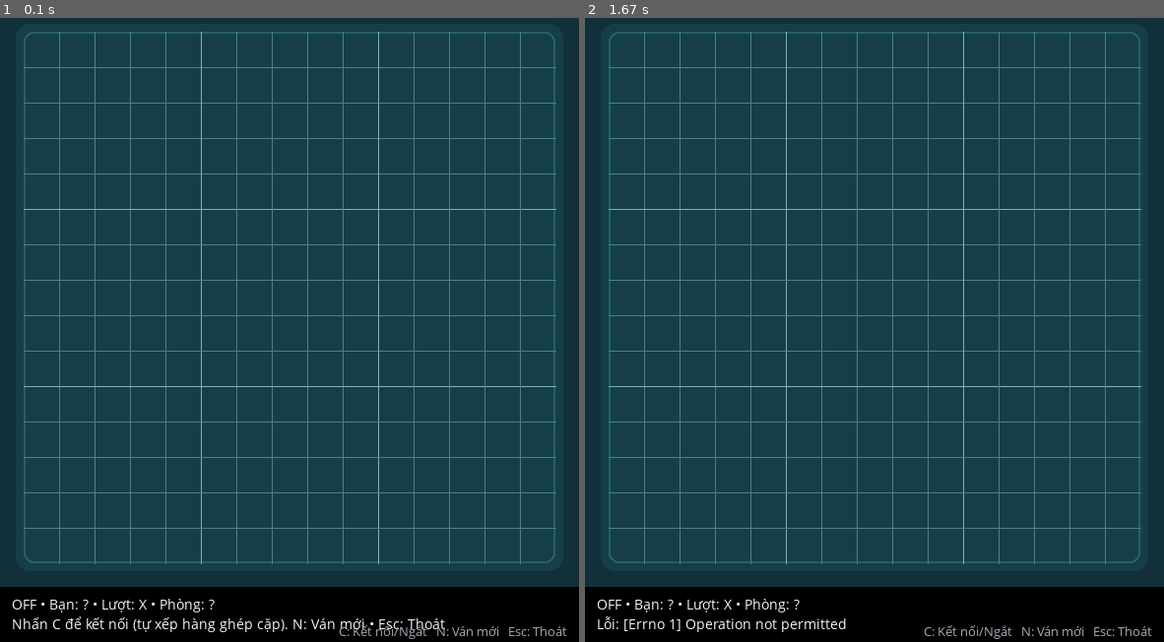
Above: before the commit, frames 1-2 (left to right).
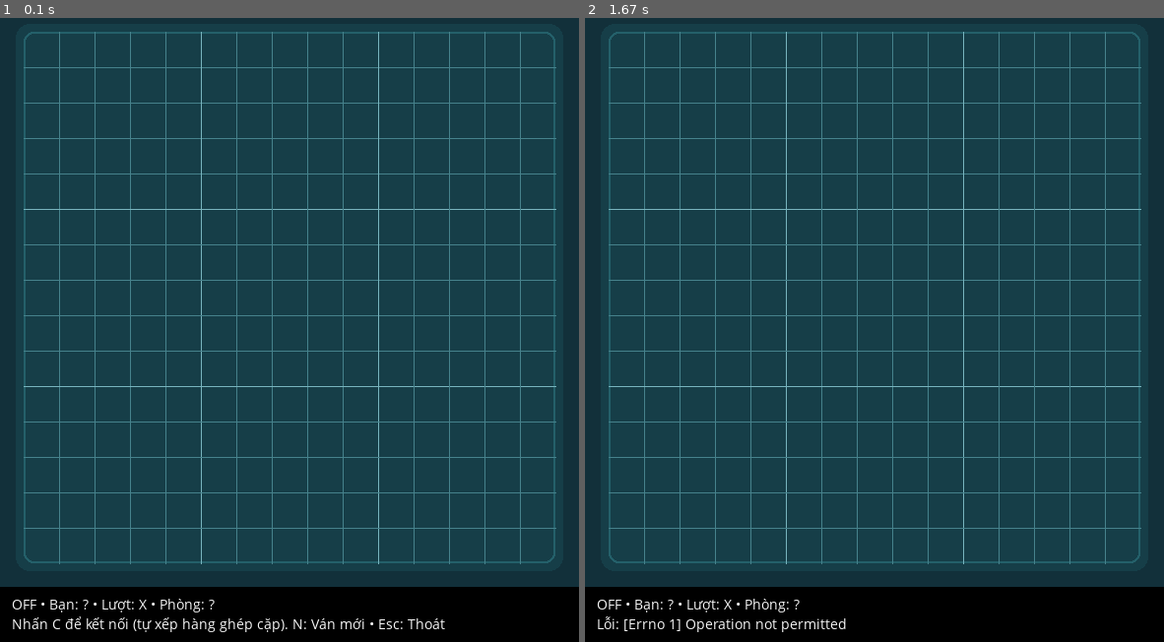
Above: after the commit, the same moments.

Repository: SilviaNguyen/CaroGame---Lap-Trinh-Mang-
Game: pygame game, started from client_pygame.py
Two runs of this game, one before a commit and one after it. Both use one fixed random seed, a clock stepped at 60 frames per second and the inputs below.
Inputs:
- Up to frame 1 (0.1 s): no input
- Up to frame 2 (1.67 s): tap C at 0.33 s

The runs differ from the first frame. In frame 1, 0.2% of the frame differs, in the area x 58-98%, y 97-100%; in frame 2, 0.2%.

Commit message:
overlay fix

Diff:
--- a/client_pygame.py
+++ b/client_pygame.py
@@ -153,12 +153,14 @@
         pygame.draw.line(screen, WINCOL, (sx,sy), (ex,ey), 7)
 
 def draw_status(st, net):
-    bar=pygame.Rect(0, H-BAR_H, W, BAR_H); pygame.draw.rect(screen, BAR, bar)
-    left=f"{'ON' if net.connected else 'OFF'} • Bạn: {st.me} • Lượt: {st.turn} • Phòng: {st.room}"
-    screen.blit(small.render(left,True,TXT),(12, H-BAR_H+8))
-    screen.blit(small.render(st.status,True,TXT),(12, H-BAR_H+28))
-    tips="C: Kết nối/Ngắt   N: Ván mới   Esc: Thoát"
-    w=tiny.size(tips)[0]; screen.blit(tiny.render(tips,True,MUTED),(W-w-12, H-BAR_H+36))
+    bar = pygame.Rect(0, H - BAR_H, W, BAR_H)
+    pygame.draw.rect(screen, BAR, bar)
+
+    info = f"{'ON' if net.connected else 'OFF'} • Bạn: {st.me} • Lượt: {st.turn} • Phòng: {st.room}"
+    screen.blit(small.render(info, True, TXT), (12, H - BAR_H + 8))
+
+    screen.blit(small.render(st.status, True, TXT), (12, H - BAR_H + 28))
+
 
 def main():
     running=True
